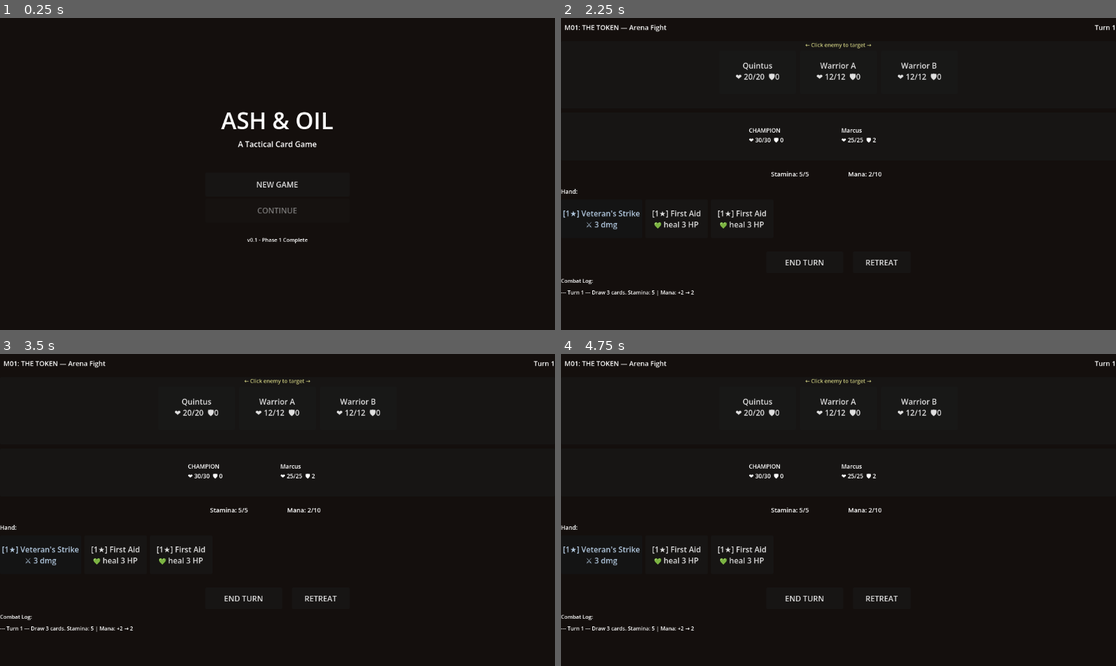
Above: before the commit, frames 1-4 (two rows, left to right).
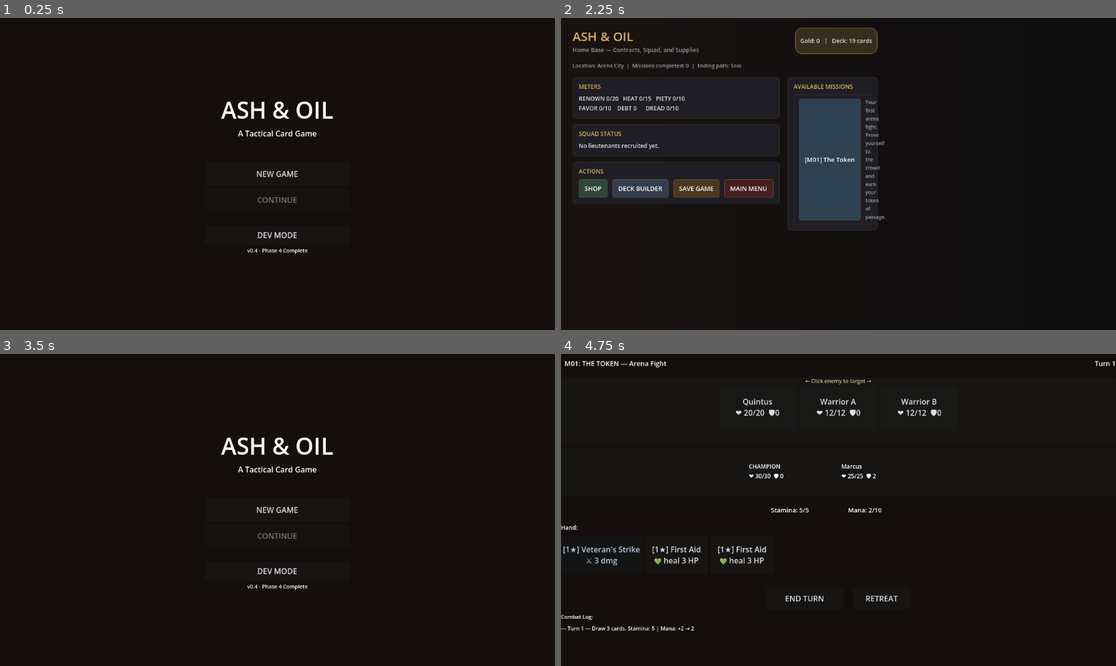
Above: after the commit, the same moments.

Repository: StoveGodCooks/ash-oil
Game: Godot game, scene res://scenes/Main.tscn
Two runs of this game, one before a commit and one after it. Both use one fixed random seed, a clock stepped at 60 frames per second and the inputs below.
Inputs (mouse positions are in pixels of both pictures, inside the frame that each line leads up to):
- Up to frame 1 (0.25 s): no input
- Up to frame 2 (2.25 s): click (838, 236) at 0.5 s, where only the run after the commit has a clickable "DEV MODE"; click (583, 80) at 1.25 s, where only the run after the commit has a clickable "Main Menu"; click "NEW GAME" at 2 s
- Up to frame 3 (3.5 s): click (188, 525) at 2.75 s, where only the run after the commit has a clickable "MAIN MENU"
- Up to frame 4 (4.75 s): click (838, 510) at 3.5 s, where only the run after the commit has a clickable "NEW GAME"; click (827, 494) at 4.25 s, where only the run after the commit has a clickable "[M01] The Token"

The runs differ from the first frame. In frame 1, 1.6% of the frame differs, in the area x 39-61%, y 26-76%; in frame 2, 11%, in the area x 0-100%, y 2-90%; in frame 3, 3.0%; in frame 4, nothing differs.

Commit message:
fix: add DEV MODE button and fix MissionManager empty mission ID
- Main.gd: add DEV MODE button to main menu (navigates to DevMenu.tscn)
- Main.gd: New Game sets current_mission_id = "M01" and goes to Hub (not CombatScreen)
- Main.gd: update version label to v0.4
- CombatUI.gd: use GameState.current_mission_id in victory (was hardcoded "M01")

Fixes "Mission not found" crash when retreating after a new game start.

Co-Authored-By: Claude Haiku 4.5 <noreply@anthropic.com>

Diff:
--- a/scripts/ui/CombatUI.gd
+++ b/scripts/ui/CombatUI.gd
@@ -478,7 +478,7 @@
 	_update_all_ui()
 
 	# Rewards/meters are applied by MissionManager from missions.json.
-	MissionManager.complete_mission("M01")
+	MissionManager.complete_mission(GameState.current_mission_id)
 
 	end_turn_btn.text = "CONTINUE →"
 	end_turn_btn.disabled = false
--- a/scripts/ui/Main.gd
+++ b/scripts/ui/Main.gd
@@ -58,9 +58,16 @@
 	sp2.custom_minimum_size = Vector2(0, 20)
 	vbox.add_child(sp2)
 
+	# Dev Mode button
+	var dev_btn = Button.new()
+	dev_btn.text = "DEV MODE"
+	dev_btn.custom_minimum_size = Vector2(200, 40)
+	dev_btn.pressed.connect(_on_dev_pressed)
+	vbox.add_child(dev_btn)
+
 	# Version
 	var ver = Label.new()
-	ver.text = "v0.1 - Phase 1 Complete"
+	ver.text = "v0.4 - Phase 4 Complete"
 	ver.horizontal_alignment = HORIZONTAL_ALIGNMENT_CENTER
 	ver.add_theme_font_size_override("font_size", 11)
 	vbox.add_child(ver)
@@ -72,10 +79,14 @@
 func _on_start_pressed() -> void:
 	GameState.reset()
 	GameState.current_deck = CardManager.get_starter_deck()
+	GameState.current_mission_id = "M01"
 	print("--- NEW GAME STARTED ---")
 	print("Gold: %d | Deck: %d cards" % [GameState.gold, GameState.current_deck.size()])
 	print("Available missions: ", GameState.unlocked_missions)
-	get_tree().change_scene_to_file("res://scenes/CombatScreen.tscn")
+	get_tree().change_scene_to_file("res://scenes/MainHub.tscn")
+
+func _on_dev_pressed() -> void:
+	get_tree().change_scene_to_file("res://scenes/DevMenu.tscn")
 
 func _on_continue_pressed() -> void:
 	if SaveManager.load_game(1):
